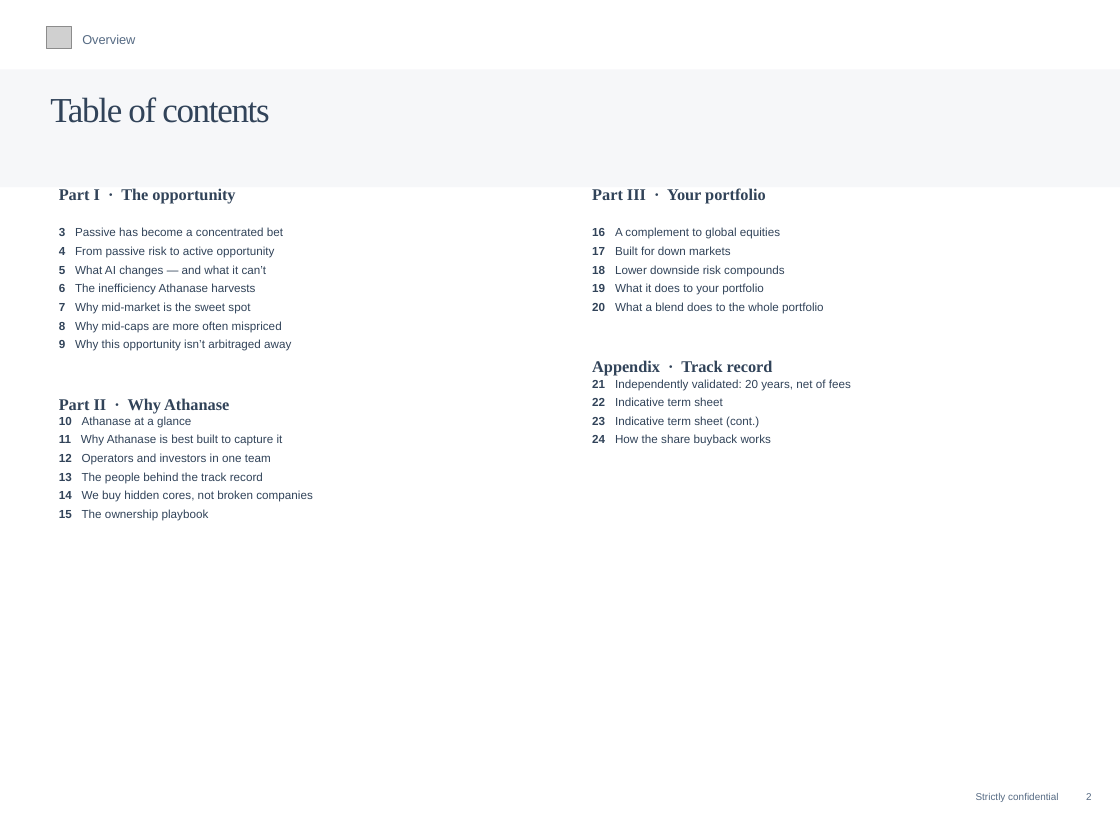
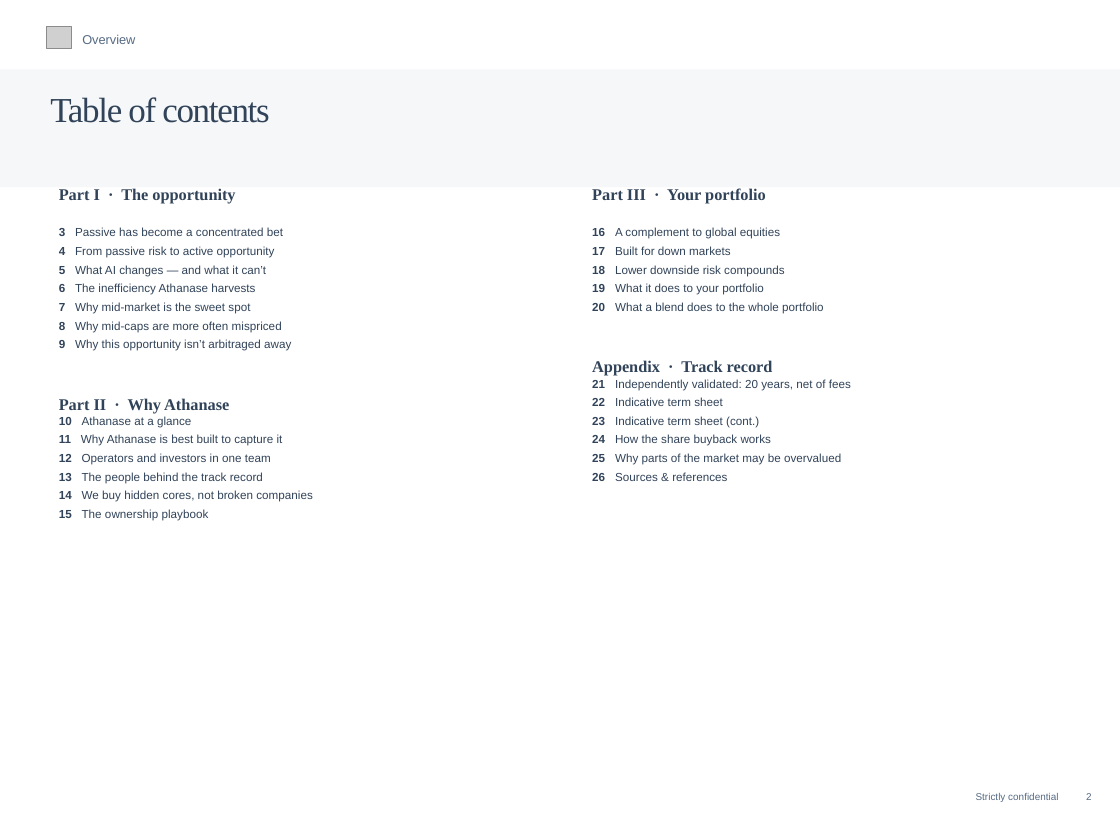
Before and after one commit to charette-lab/Claude, a slide deck: slide 2 of UK_Investment_Trust_Proposal.pptx. Drawn at 1120x840 pixels with LibreOffice and Linux fonts; fonts in the diff are those of the drawing; grey boxes stand for pictures. Boxes give left, top, right and bottom in pixels: in the first picture for what was removed or moved away, otherwise in the second. Text is boxed around its words. In the diff, an @@ line names an element or a change of style, - is before the commit and + after.

```diff
--- a/UK_Investment_Trust_Proposal.pptx
+++ b/UK_Investment_Trust_Proposal.pptx
@@ text at [592, 453, 841, 481]: paragraphs added @@
+25 Why parts of the market may be overvalued
+26 Sources & references
```
Also in this commit, not shown: 2 slides added.
